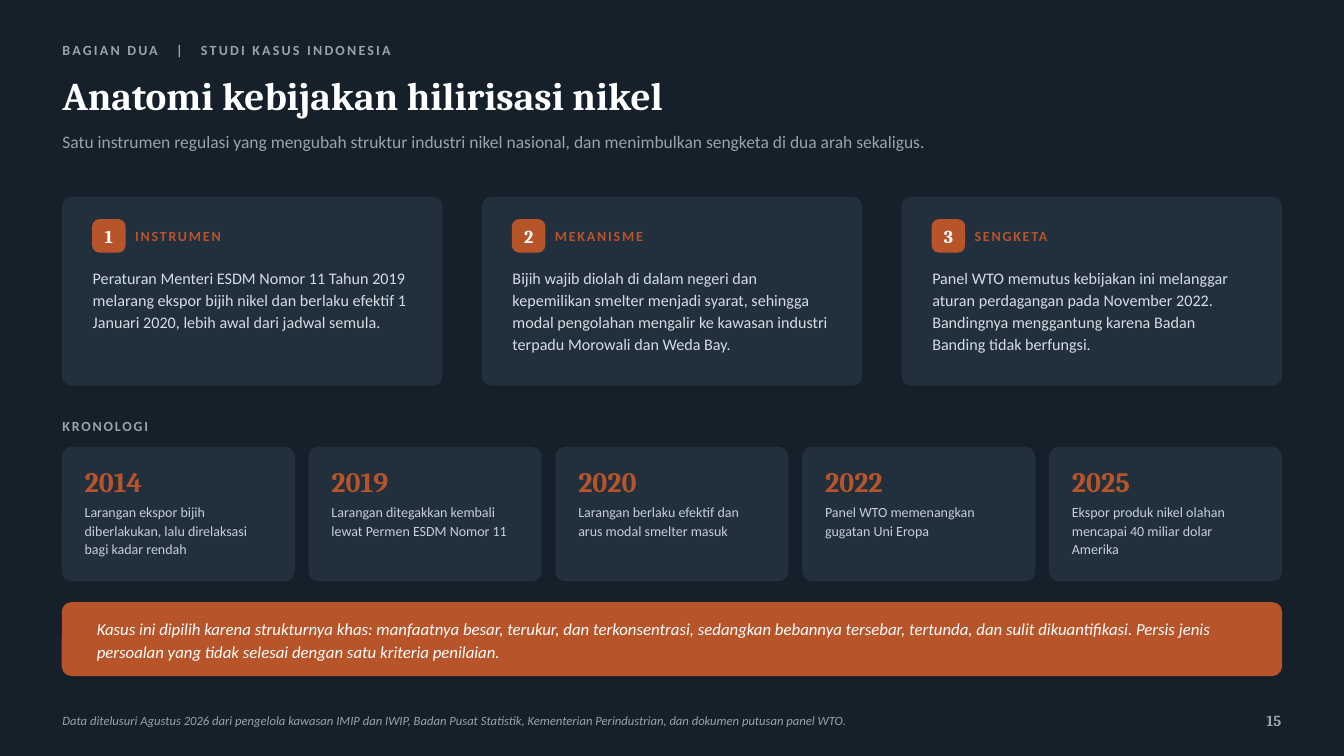
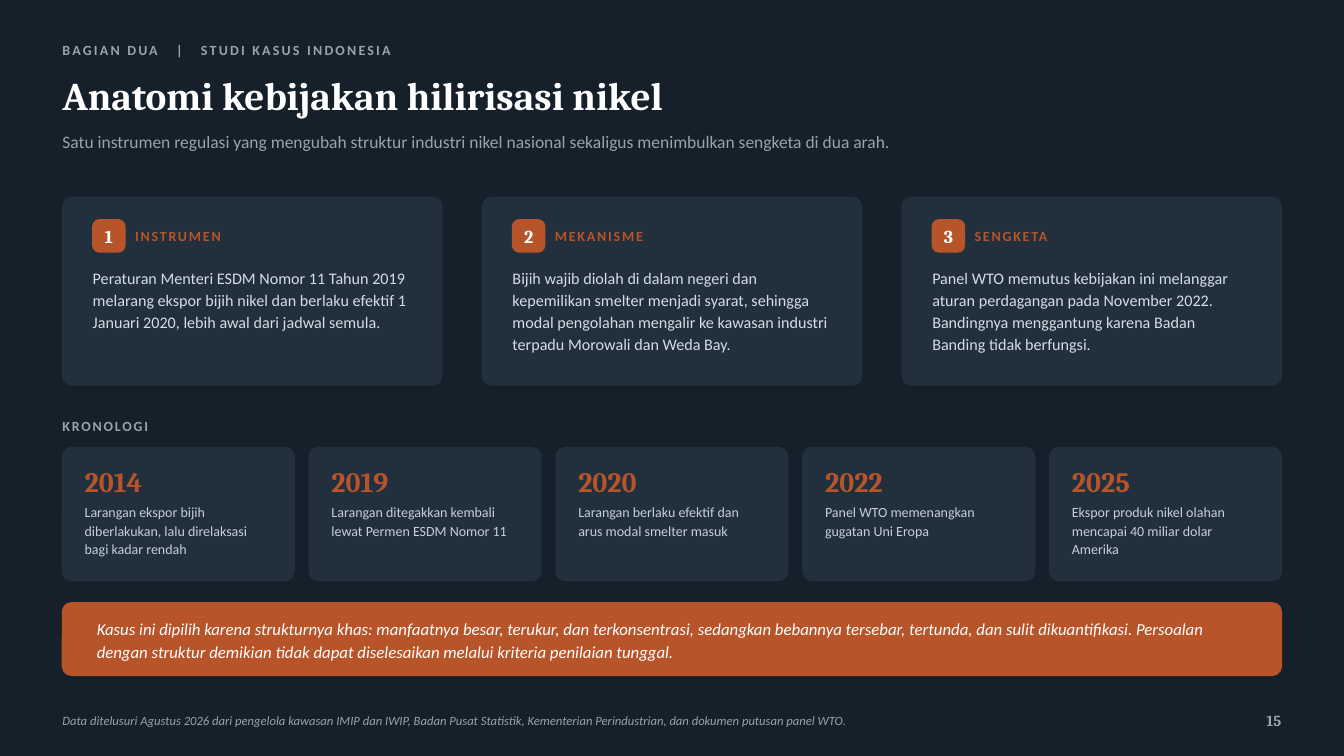
Before and after one commit to aslihabnuri/Dom-Manipulation, a slide deck: slide 15 of business-ethics/Evaluating-Business-Ethics-Hilirisasi-Nikel.pptx. Drawn at 1344x756 pixels with LibreOffice and Linux fonts; fonts in the diff are those of the drawing. Boxes give left, top, right and bottom in pixels: in the first picture for what was removed or moved away, otherwise in the second. Text is boxed around its words. In the diff, an @@ line names an element or a change of style, - is before the commit and + after.

```diff
--- a/business-ethics/Evaluating-Business-Ethics-Hilirisasi-Nikel.pptx
+++ b/business-ethics/Evaluating-Business-Ethics-Hilirisasi-Nikel.pptx
@@ text at (62,136,889,151): text changed @@
-Satu instrumen regulasi yang mengubah struktur industri nikel nasional, dan menimbulkan sengketa di dua arah sekaligus.
+Satu instrumen regulasi yang mengubah struktur industri nikel nasional sekaligus menimbulkan sengketa di dua arah.
@@ text at (97,623,1203,661): text changed @@
-Kasus ini dipilih karena strukturnya khas: manfaatnya besar, terukur, dan terkonsentrasi, sedangkan bebannya tersebar, tertunda, dan sulit dikuantifikasi. Persis jenis persoalan yang tidak selesai dengan satu kriteria penilaian.
+Kasus ini dipilih karena strukturnya khas: manfaatnya besar, terukur, dan terkonsentrasi, sedangkan bebannya tersebar, tertunda, dan sulit dikuantifikasi. Persoalan dengan struktur demikian tidak dapat diselesaikan melalui kriteria penilaian tunggal.
```
Also in this commit, not shown: 19 other slides changed, 1 other file.
